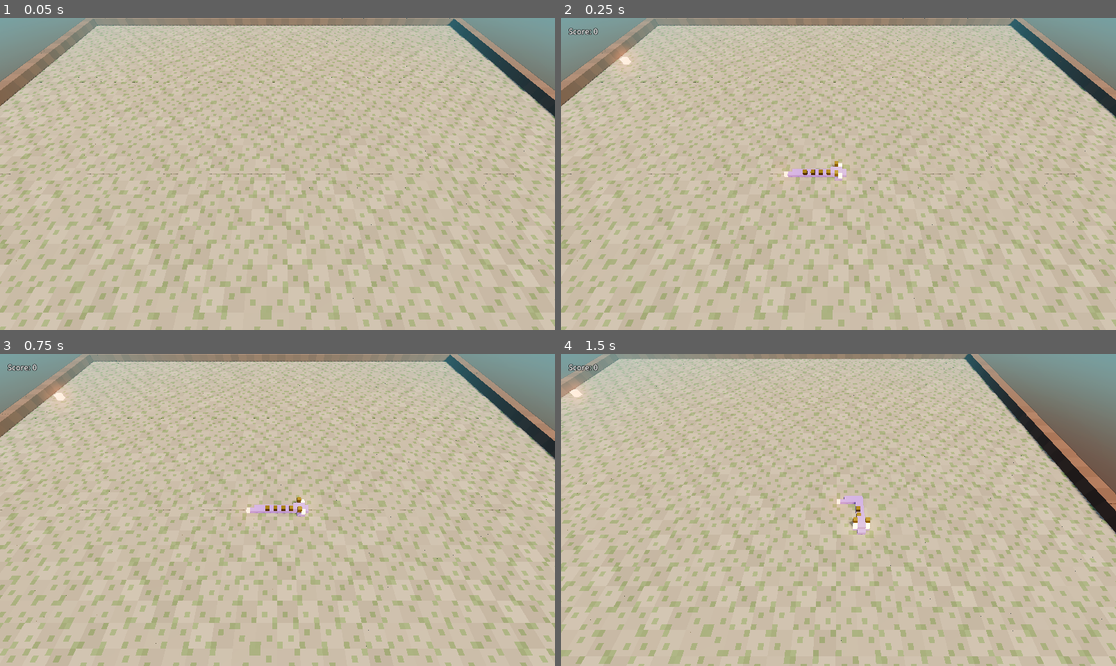
Above: before the commit, frames 1-4 (two rows, left to right).
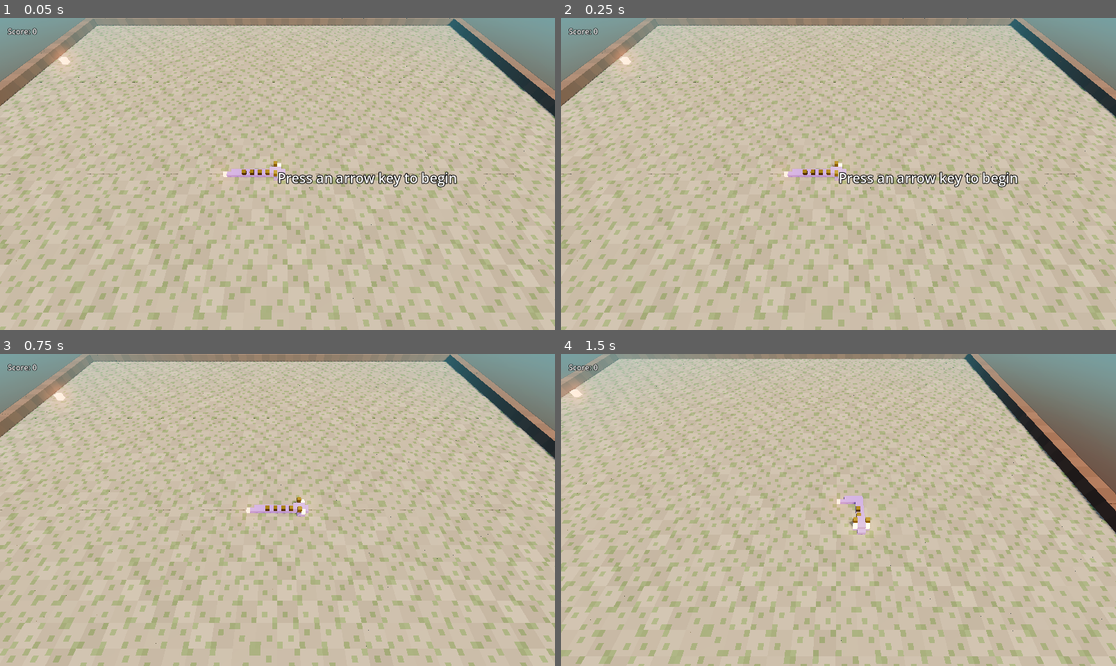
Above: after the commit, the same moments.

Repository: lzhu73/CMPM121-D04
Game: Godot game, scene res://main.tscn
Same seed, same stepped clock (60 frames per second), same inputs: the game is played once before the commit and once after it.
Inputs:
- Up to frame 1 (0.05 s): no input
- Up to frame 2 (0.25 s): no input
- Up to frame 3 (0.75 s): tap Enter (ui_accept) at 0.5 s; hold Right (ui_right) from 0.53 s (still down)
- Up to frame 4 (1.5 s): tap Enter (ui_accept) at 0.77 s; release Right (ui_right) at 1.28 s; hold Down (ui_down) from 1.28 s (still down)

The runs differ from the first frame. In frame 1, 1.4% of the frame differs, in the area x 1-83%, y 3-55%; in frame 2, 0.8%; in frame 3, nothing differs; in frame 4, nothing differs.
Error before the commit: Invalid call. Nonexistent function 'set_anchors_and_offset_preset' in base 'Label'. (res://app/main.gd:38)

Commit message:
typo fix

Diff:
--- a/app/main.gd
+++ b/app/main.gd
@@ -35,7 +35,7 @@
 	score_label.add_theme_constant_override("outline_size", 4)
 
 	add_child(status_label)
-	status_label.set_anchors_and_offset_preset(Control.PRESET_CENTER)
+	status_label.set_anchors_and_offsets_preset(Control.PRESET_CENTER)
 	status_label.horizontal_alignment = HORIZONTAL_ALIGNMENT_CENTER
 	status_label.add_theme_font_size_override("font_size", 28)
 	status_label.add_theme_constant_override("outline_size", 6)
